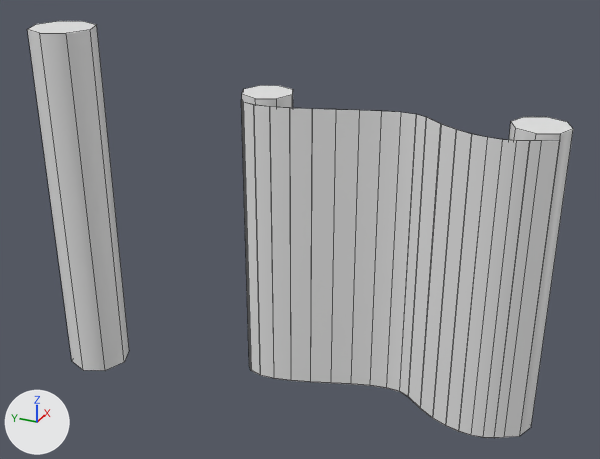
The FBX model Assets/Dungeon/Models/Paper.fbx, before and after one commit.
Rendered twice from a 50 mm camera at (-1.532, -0.48, 0.812) aimed at (0.04, 0.228, 0.026). The lights are fixed; the arrows at lower left show +X, +Y and +Z. Mesh edges are drawn as thin lines. Where no turn or scale is listed for an object, it has been applied to the vertices.

In view in the first picture: 'Paper', 'Paper Open'.
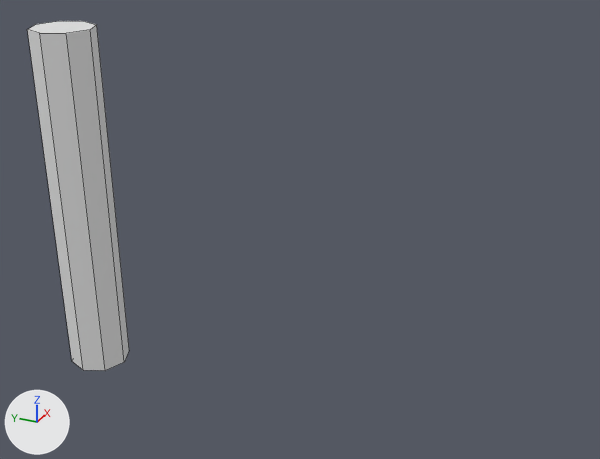
Pixel boxes (x1, y1, x2, y2) of what changed, in the pictures (600 x 459 px):
```json
{"object": "Paper Open", "change": "deleted", "before": [241, 85, 573, 438]}
```

The change, as JSON lines over the scene's bpy script:
```json
{"op": "remove", "block": "ob_paper_open", "code": ["ob_paper_open = bpy.data.objects.new('Paper Open', me_cylinder_011)", "ob_paper_open.location = (0.0, 0.0, 0.0)"]}
```
